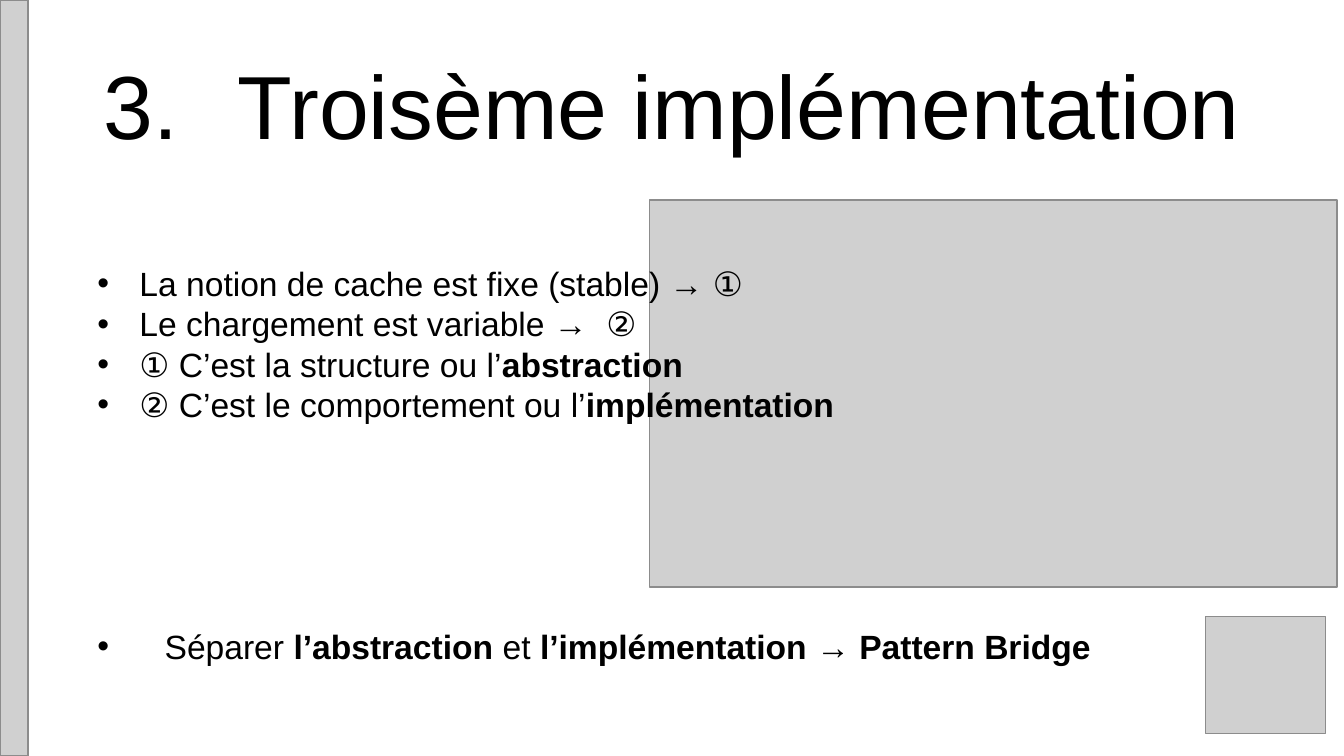
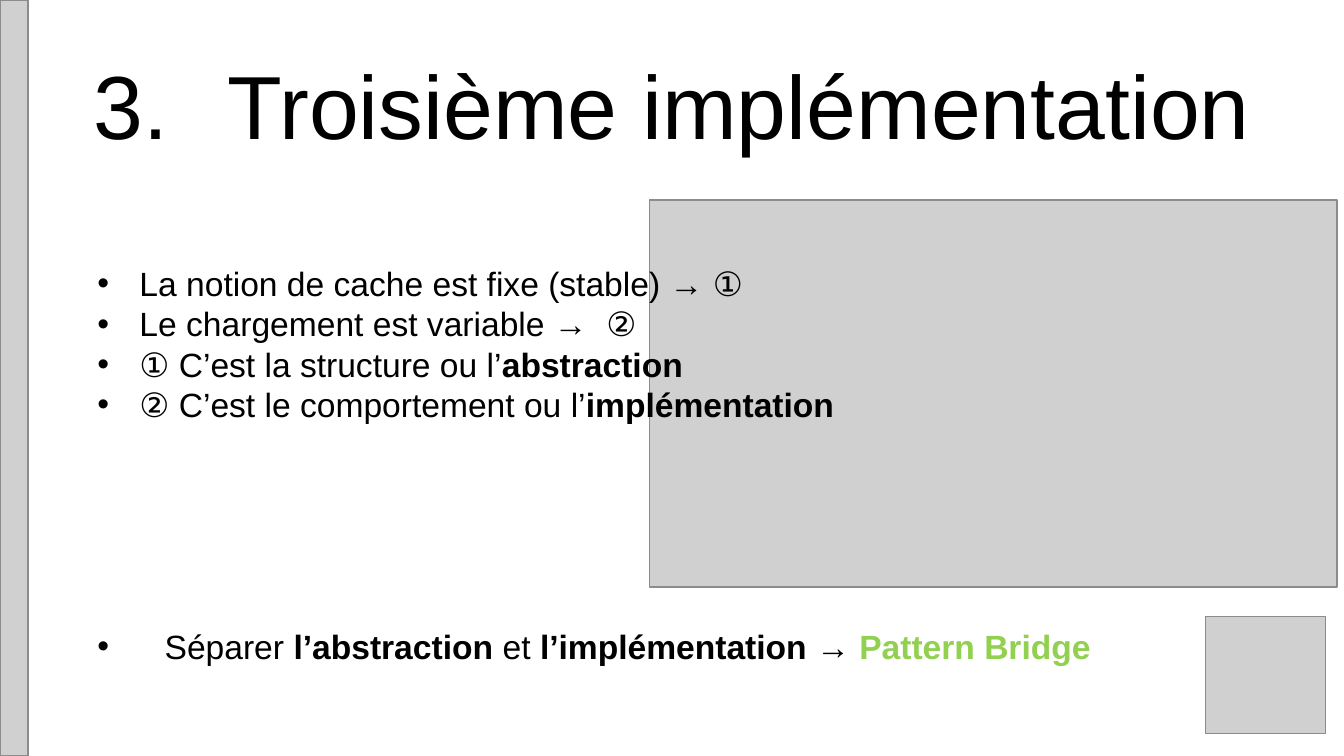
Before and after one commit to omebarki/meetuppatterns, a slide deck: slide 9 of doc/PatternsWesquad.pptx. Drawn at 1344x756 pixels with LibreOffice and Linux fonts; fonts in the diff are those of the drawing; grey boxes stand for pictures. Boxes give left, top, right and bottom in pixels: in the first picture for what was removed or moved away, otherwise in the second. Text is boxed around its words. In the diff, an @@ line names an element or a change of style, - is before the commit and + after.

```diff
--- a/doc/PatternsWesquad.pptx
+++ b/doc/PatternsWesquad.pptx
@@ text at (x1=228, y1=73, x2=1249, y2=156): text changed @@
-3. Troisème implémentation
+3. Troisième implémentation
@@ text at (x1=165, y1=634, x2=1090, y2=665): text colour #000000 to #92D050 in "Pattern Bridge" @@
```
Also in this commit, not shown: 1 other slide changed.
